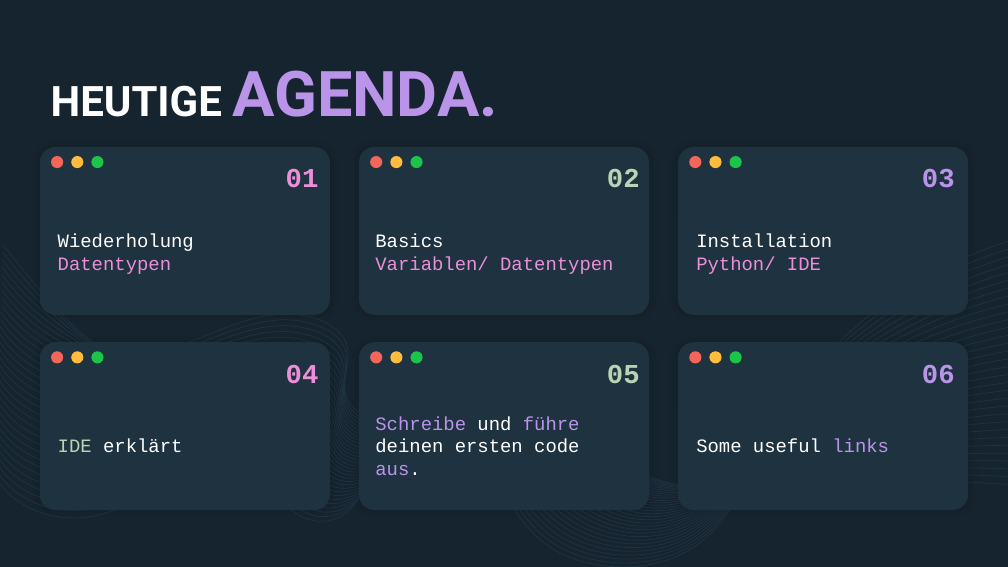
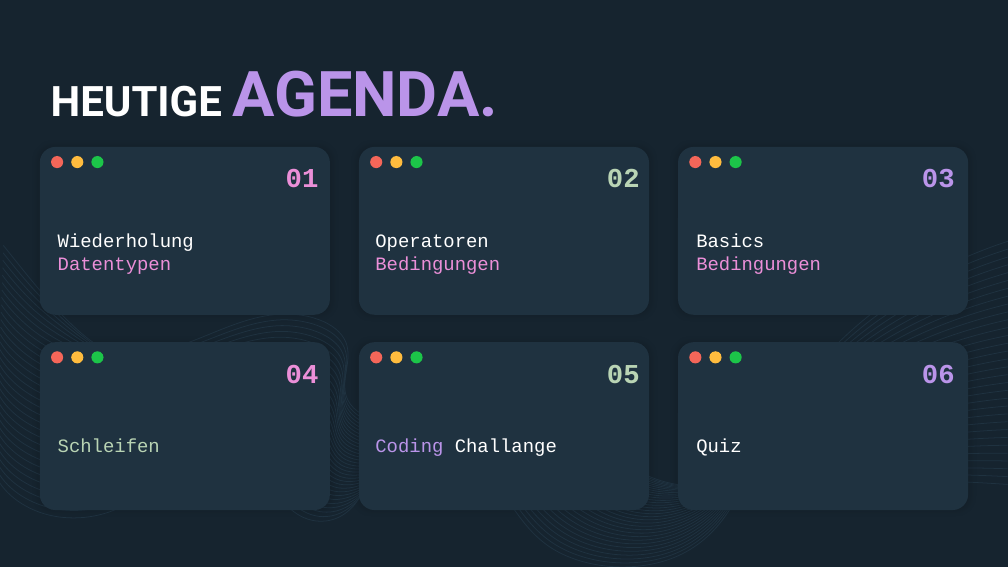
Before and after one commit to derech1e/python-beginner-course, a slide deck: slide 2 of 002/lesson_2.pptx (slide 3 before the commit). Drawn at 1008x567 pixels with LibreOffice and Linux fonts; fonts in the diff are those of the drawing. Boxes give left, top, right and bottom in pixels: in the first picture for what was removed or moved away, otherwise in the second. Text is boxed around its words. In the diff, an @@ line names an element or a change of style, - is before the commit and + after.

```diff
--- a/002/lesson_2.pptx
+++ b/002/lesson_2.pptx
@@ text at box(375, 234, 500, 274): text changed @@
-Basics
-Variablen/ Datentypen
+Operatoren
+Bedingungen
@@ text at box(696, 234, 821, 274): text changed; text colour #FFFFFF to #EB8FD8 @@
-Installation
-Python/ IDE
+Basics
+Bedingungen
@@ text at box(58, 439, 160, 452): text changed; text colour #FFFFFF to #B9D4B4 @@
-IDE erklärt
+Schleifen
@@ text at box(375, 439, 557, 456): text changed @@
-Schreibe und führe deinen ersten code aus.
+Coding Challange
@@ text at box(696, 439, 741, 456): text changed @@
-Some useful links
+Quiz
```
Also in this commit, not shown: 2 other slides changed, 9 slides added, 10 slides removed, 2 other files.
